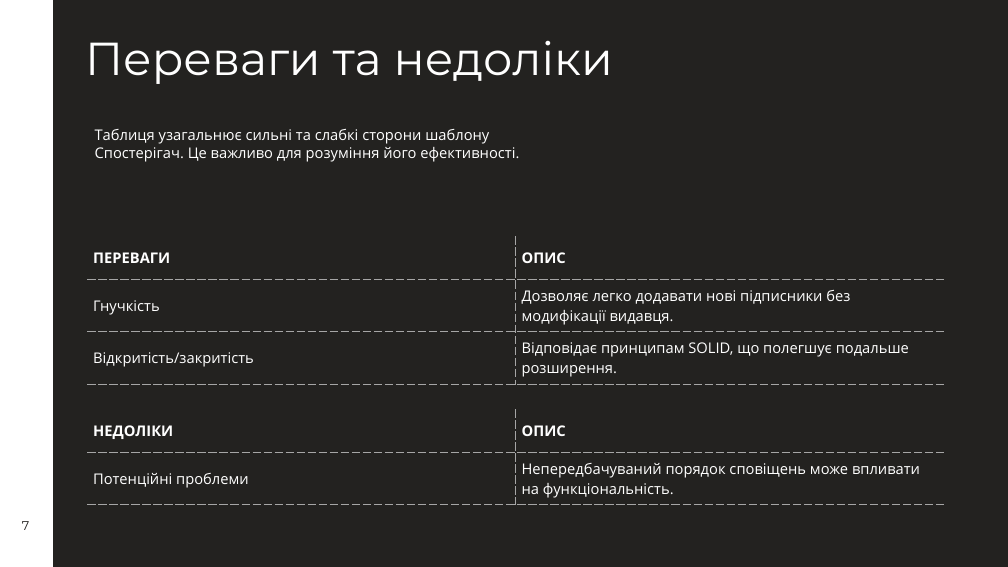
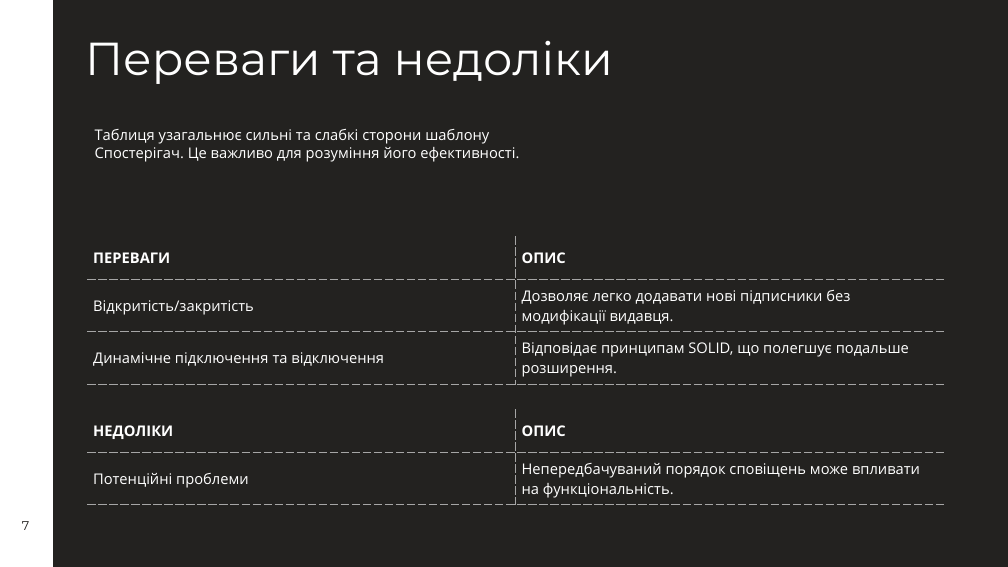
Before and after one commit to Ururu221/adapter-prak3-4, a slide deck: slide 7 of observer-prak4.pptx. Drawn at 1008x567 pixels with LibreOffice and Linux fonts; fonts in the diff are those of the drawing. Boxes give left, top, right and bottom in pixels: in the first picture for what was removed or moved away, otherwise in the second. Text is boxed around its words. In the diff, an @@ line names an element or a change of style, - is before the commit and + after.

```diff
--- a/observer-prak4.pptx
+++ b/observer-prak4.pptx
@@ table at [87, 237, 944, 381] @@
-row 2, column 1: Гнучкість
+row 2, column 1: Відкритість/закритість
-row 3, column 1: Відкритість/закритість
+row 3, column 1: Динамічне підключення та відключення
```
Also in this commit, not shown: 3 other slides changed, 1 slide added, 1 slide removed.
